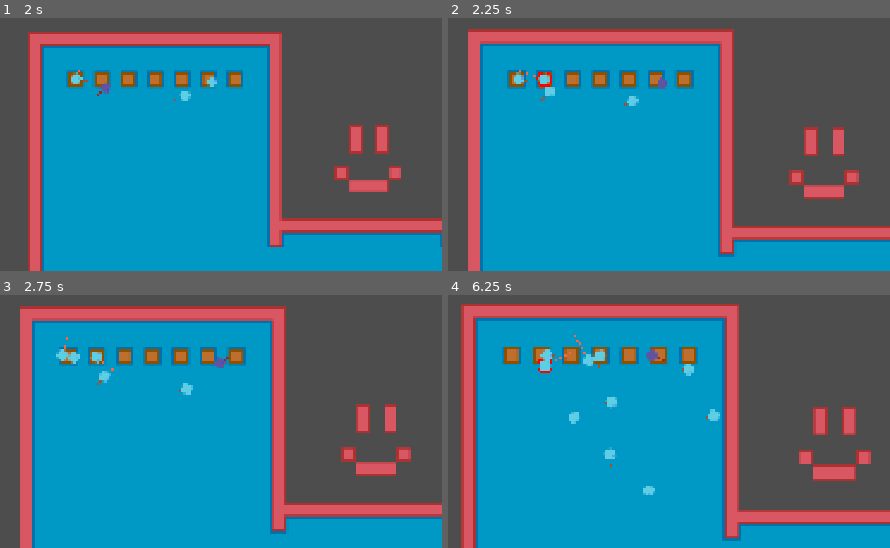
Above: before the commit, frames 1-4 (two rows, left to right).
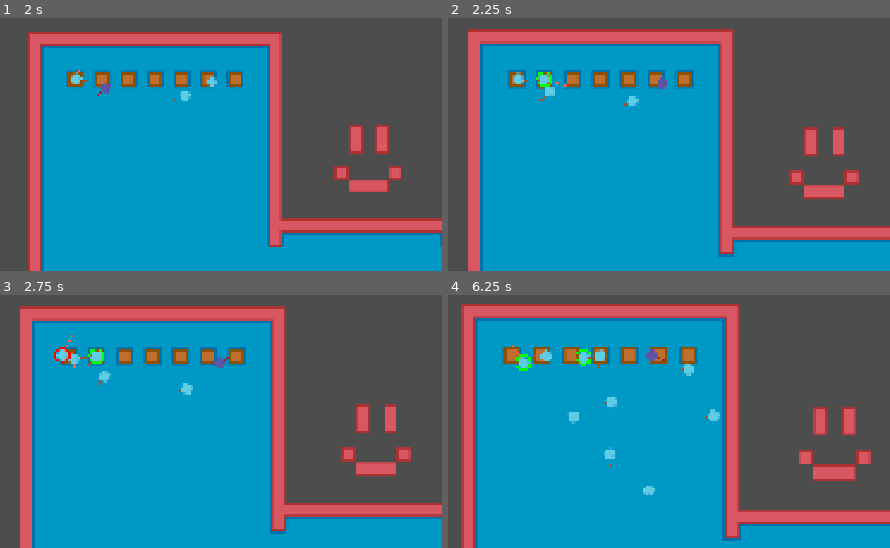
Above: after the commit, the same moments.

Repository: djairoh/crowdSim
Game: Godot game, scene res://scenes/crowd_manager.tscn
Two runs of this game, one before a commit and one after it. Both use one fixed random seed, a clock stepped at 60 frames per second and the inputs below.
Inputs (mouse positions are in pixels of both pictures, inside the frame that each line leads up to):
- Up to frame 1 (2 s): tap Enter at 0.5 s; drag from (181, 81) to (outside the picture) at 0.52 s; tap R (resetCamera) at 1.25 s; drag from (101, 81) to (0, 136) at 1.27 s
- Up to frame 2 (2.25 s): tap R (resetCamera) at 2 s; move the mouse to (660, 81) at 2.02 s; hold Mouse wheel up (zoomIn) from 2.03 s (still down); click (660, 81) at 2.17 s
- Up to frame 3 (2.75 s): keep holding Mouse wheel up (zoomIn)
- Up to frame 4 (6.25 s): release Mouse wheel up (zoomIn) at 2.75 s; drag from (523, 355) to (outside the picture) at 2.77 s; drag from (545, 360) to (642, 441) at 3.52 s; drag from (518, 358) to (589, 434) at 4.27 s; move the mouse to (607, 373) at 5.02 s; hold Mouse wheel up (zoomIn) 5.03-5.75 s; click (607, 373) at 5.17 s; drag from (642, 355) to (717, 434) at 5.77 s

Frame 1 is identical in both runs. In frame 2, 0.1% of the frame differs, in the area x 16-27%, y 20-28%; in frame 3, 0.3%; in frame 4, 0.6%, in the area x 14-34%, y 15-51%.

Commit message:
Implement waiting rule and queuing

Diff:
--- a/scenes/crowd_agent.tscn
+++ b/scenes/crowd_agent.tscn
@@ -4,6 +4,7 @@
 [ext_resource type="Texture2D" uid="uid://cityckkmrdadx" path="res://assets/human.png" id="2_w8vvl"]
 [ext_resource type="Script" uid="uid://d0713vbx6jhyy" path="res://scripts/forces.gd" id="3_xis0x"]
 [ext_resource type="Script" uid="uid://cxwd60an63i7t" path="res://scripts/repulsion.gd" id="4_qt0yl"]
+[ext_resource type="Script" uid="uid://4kp5mp2k2ymo" path="res://scripts/rules.gd" id="5_esi2g"]
 
 [sub_resource type="CircleShape2D" id="CircleShape2D_utciu"]
 resource_local_to_scene = true
@@ -14,6 +15,10 @@
 
 [sub_resource type="CircleShape2D" id="CircleShape2D_6u5ao"]
 radius = 6.0
+
+[sub_resource type="CapsuleShape2D" id="CapsuleShape2D_7vrlv"]
+radius = 8.0
+height = 20.0
 
 [node name="Agent" type="CharacterBody2D" unique_id=603397563 groups=["agent"]]
 collision_layer = 2
@@ -80,11 +85,11 @@
 [node name="Repulsion" type="Node2D" parent="." unique_id=1879718809]
 script = ExtResource("4_qt0yl")
 
-[node name="RepulsionArea2D" type="Area2D" parent="Repulsion" unique_id=1319361761]
+[node name="RepulsionArea" type="Area2D" parent="Repulsion" unique_id=1319361761]
 collision_layer = 0
 collision_mask = 2
 
-[node name="CollisionShape2D" type="CollisionShape2D" parent="Repulsion/RepulsionArea2D" unique_id=1061434868]
+[node name="CollisionShape2D" type="CollisionShape2D" parent="Repulsion/RepulsionArea" unique_id=1061434868]
 unique_name_in_owner = true
 shape = SubResource("CircleShape2D_6u5ao")
 debug_color = Color(0.7618129, 0.44940877, 0.1152795, 0.41960785)
@@ -148,6 +153,19 @@
 target_position = Vector2(6, 0)
 hit_from_inside = true
 
+[node name="Rules" type="Node2D" parent="." unique_id=311322513]
+script = ExtResource("5_esi2g")
+
+[node name="WaitingArea" type="Area2D" parent="Rules" unique_id=444298579]
+collision_layer = 0
+collision_mask = 2
+
+[node name="CollisionShape2D" type="CollisionShape2D" parent="Rules/WaitingArea" unique_id=1909788537]
+position = Vector2(10, 0)
+rotation = 1.5707964
+shape = SubResource("CapsuleShape2D_7vrlv")
+debug_color = Color(0.08235294, 0.7372549, 0, 0.41960785)
+
 [node name="MoveIdleTimer" type="Timer" parent="." unique_id=1747077620]
 autostart = true
 
@@ -155,6 +173,8 @@
 [connection signal="target_reached" from="Forces/AttractionNavigation" to="." method="_on_attraction_navigation_target_reached"]
 [connection signal="body_entered" from="Forces/RecOfInfluence" to="Forces" method="_on_rec_of_influence_body_entered"]
 [connection signal="body_exited" from="Forces/RecOfInfluence" to="Forces" method="_on_rec_of_influence_body_exited"]
-[connection signal="body_entered" from="Repulsion/RepulsionArea2D" to="Repulsion" method="_on_repulsion_area_2d_body_entered"]
-[connection signal="body_exited" from="Repulsion/RepulsionArea2D" to="Repulsion" method="_on_repulsion_area_2d_body_exited"]
+[connection signal="body_entered" from="Repulsion/RepulsionArea" to="Repulsion" method="_on_repulsion_area_2d_body_entered"]
+[connection signal="body_exited" from="Repulsion/RepulsionArea" to="Repulsion" method="_on_repulsion_area_2d_body_exited"]
+[connection signal="body_entered" from="Rules/WaitingArea" to="Rules" method="_on_waiting_area_body_entered"]
+[connection signal="body_exited" from="Rules/WaitingArea" to="Rules" method="_on_waiting_area_body_exited"]
 [connection signal="timeout" from="MoveIdleTimer" to="." method="_on_move_idle_timer_timeout"]
--- a/scripts/Agent.gd
+++ b/scripts/Agent.gd
@@ -5,6 +5,7 @@
 
 @onready var forces = $Forces
 @onready var repulsion = $Repulsion
+@onready var rules = $Rules
 @export var max_speed: float = 32.0
 @export var acceleration: float = 10.0
 @export var max_movement: float = 10
@@ -21,35 +22,8 @@
 var desired_velocity: Vector2 = Vector2.ZERO
 var current_speed: float = 0.0
 
-# Stopping and Waiting Rule
-var stopping_rule: bool = false
-var waiting_rule: bool = false
-
-# Defining our own stopping timer values to avoid deadlocks
-var stopping_timer: float = 0.0
-@export var stopping_time_min: float = 0.1
-@export var stopping_time_max: float = 0.3
-
 func _ready():
 	start_position = global_position
-
-func update_stopping_rule(delta):
-	# Count down after stopping
-	if stopping_rule:
-		stopping_timer -= delta
-
-		if stopping_timer <= 0.0:
-			stopping_rule = false
-
-		return
-
-	# TODO: Reword explanation = Based on stopping rule equation. Stop agent if agent velocity vi if repulsion
-	# forces are against it
-	var backward_repulsion: bool = desired_velocity.dot(repulsion.F_r_ot) < 0.0
-	if backward_repulsion and current_state != states.PANIC:
-		stopping_rule = true
-		# start timer from a random small interval
-		stopping_timer = randf_range(stopping_time_min, stopping_time_max)
 
 func set_crowd_manager(crowd_manager: CrowdManager):
 	self.crowd_manager = crowd_manager
@@ -81,9 +55,9 @@
 	var alpha_i: float = 1.0
 
 	# Update stopping rule to prevent shaking agents
-	update_stopping_rule(delta)
+	rules.update_rules(delta)
 
-	if r_i.length_squared() > 0.0001 or stopping_rule:
+	if r_i.length_squared() > 0.0001 or rules.stopping_rule or rules.waiting_rule:
 		alpha_i = 0.0
 
 	# TODO: CHANGE beta_i to represent falling agents
@@ -128,7 +102,7 @@
 	forces._draw()
 	repulsion._draw()
 
-	if stopping_rule:
+	if rules.stopping_rule:
 		draw_circle(
 			Vector2.ZERO,
 			8.0,
@@ -141,6 +115,22 @@
 			Vector2.ZERO,
 			repulsion.F_r_ot * 20.0,
 			Color.RED,
+			2.0
+		)
+
+	if rules.waiting_rule:
+		draw_circle(
+			Vector2.ZERO,
+			8.0,
+			Color.GREEN,
+			false,
+			2.0
+		)
+
+		draw_line(
+			Vector2.ZERO,
+			repulsion.F_r_ot * 20.0,
+			Color.GREEN,
 			2.0
 		)
 
--- /dev/null
+++ b/scripts/rules.gd
@@ -0,0 +1,100 @@
+extends Node2D
+
+# Class to calculate the StoppingRule (fix shaking behaviour) and WaitingRule (queuing)
+
+@onready var parent: CrowdAgent = get_parent()
+
+# Stopping and Waiting Rule
+var stopping_rule: bool = false
+var waiting_rule: bool = false
+
+# Defining our own stopping timer values to avoid deadlocks
+var stopping_timer: float = 0.0
+@export var stopping_time_min: float = 0.1
+@export var stopping_time_max: float = 0.3
+
+# Waiting rule timer
+var waiting_timer: float = 0.0
+@export var waiting_time_min: float = 0.1
+@export var waiting_time_max: float = 0.3
+
+var visible_agents: Dictionary = {}
+
+# Notes: waiting rule area depends on personality
+# Normal agent: largest
+# Panic agent: small, no respect
+
+func update_rules(delta: float) -> void:
+	update_stopping_rule(delta)
+	update_waiting_rule(delta)
+
+func update_stopping_rule(delta: float) -> void:
+	# Count down after stopping
+	if stopping_rule:
+		stopping_timer -= delta
+
+		if stopping_timer <= 0.0:
+			stopping_rule = false
+
+		return
+	# Apply StoppingRule when other-agent repulsion acts against
+	# the agent's desired direction of movement.
+	var backward_repulsion: bool = parent.desired_velocity.dot(parent.repulsion.F_r_ot) < 0.0
+	if backward_repulsion and parent.current_state != parent.states.PANIC:
+		stopping_rule = true
+		# start timer from a random small interval
+		stopping_timer = randf_range(stopping_time_min, stopping_time_max)
+
+func update_waiting_rule(delta: float) -> void:
+	var waiting_condition: bool = should_wait()
+	# Count down after waiting
+	if waiting_rule:
+		waiting_timer -= delta
+
+		if not waiting_condition or waiting_timer <= 0.0:
+			waiting_rule = false
+		return
+
+	if waiting_condition:
+		waiting_rule = true
+		waiting_timer = randf_range(waiting_time_min, waiting_time_max)
+
+func should_wait() -> bool:
+
+	# TODO: Implement panic behavior
+	if parent.current_state == parent.states.PANIC:
+		return false
+
+	var v_i: Vector2 = parent.desired_velocity
+
+	if v_i.length_squared() <= 0.0001:
+		return false
+
+	# if another agent enters waiting area
+	for other_agent in visible_agents:
+
+		if not is_instance_valid(other_agent):
+			continue
+
+		# Apply waiting rule for agent with same direction
+		var v_j: Vector2 = other_agent.desired_velocity
+
+		if v_j.length_squared() <= 0.0001:
+			continue
+
+		if v_i.dot(v_j) > 0.0:
+			return true
+
+	return false
+
+
+func _on_waiting_area_body_entered(body: Node2D) -> void:
+	if body == parent:
+		return
+
+	if body.is_in_group("agent"):
+		visible_agents.get_or_add(body, null)
+
+func _on_waiting_area_body_exited(body: Node2D) -> void:
+	if body.is_in_group("agent"):
+		visible_agents.erase(body)
Not shown, added: scripts/rules.gd.uid
